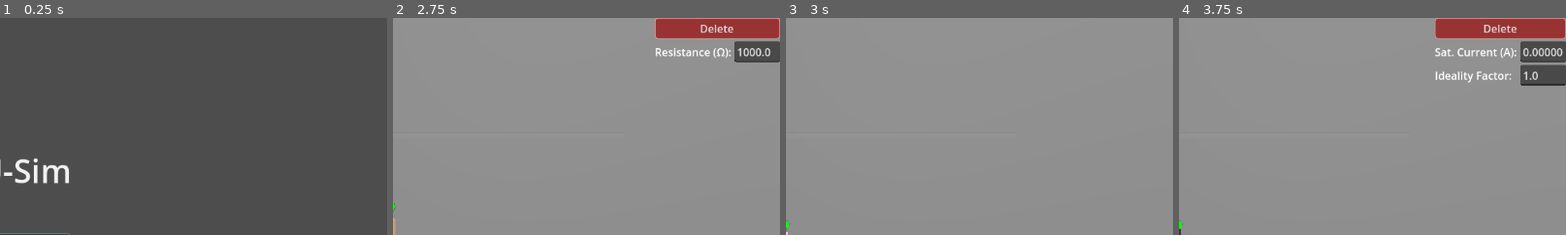
Above: before the commit, frames 1-4 (left to right).
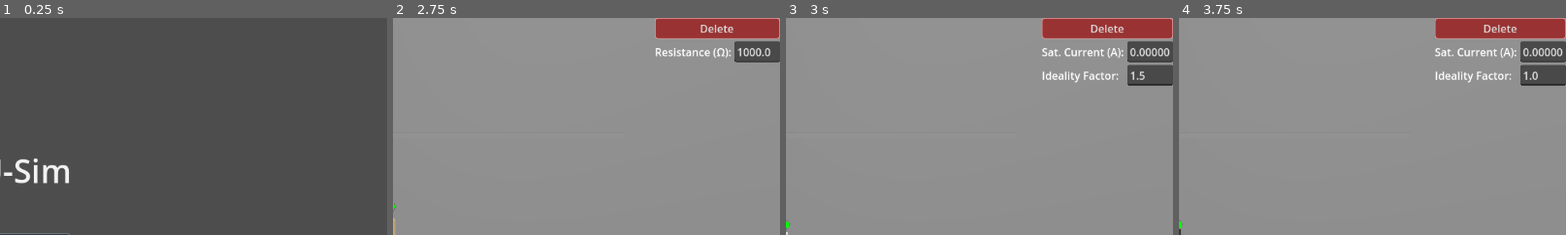
Above: after the commit, the same moments.

Repository: supastishn/mcu-sim
Game: Godot game, scene res://ui/MainMenu.tscn
Two runs of this game, one before a commit and one after it. Both use one fixed random seed, a clock stepped at 60 frames per second and the inputs below. The engine's default icon, where the game draws it, is replaced by a stand-in: a white triangle on a blue panel in a dark square.
Inputs:
- Up to frame 1 (0.25 s): no input
- Up to frame 2 (2.75 s): click "Play" at 0.5 s; click "Power" at 1.25 s; click "Resistor" at 2 s
- Up to frame 3 (3 s): click "LED" at 2.75 s
- Up to frame 4 (3.75 s): click "Diode" at 3.5 s
The pictures show only the part of the screen within x 50-100%, y 0-50%; the shares and areas given below are measured in that part.

Frames 1-2 are identical in both runs. In frame 3, 6.3% of the frame differs, in the area x 66-100%, y 0-32%; in frame 4, nothing differs.
Error before the commit: Invalid access to property or key 'saturation_current' on a base object of type 'Node3D (LED3D)'. (res://CircuitEditor3D.gd:735)
Error after the commit: Parse Error: Identifier "Vbe" not declared in the current scope. (res://components/NPNBJT3D.gd:119)

Commit message:
feat: implement nonlinear models for PNP BJT and LED, update KCL error calc

Diff:
--- a/components/LED3D.gd
+++ b/components/LED3D.gd
@@ -3,8 +3,11 @@
 class_name LED3D
 
 
-## The voltage drop across the LED when conducting, in Volts.
-@export var forward_voltage: float = 2.0
+## The saturation current of the diode model.
+@export var saturation_current: float = 1.0e-12
+## The ideality factor (emission coefficient) of the diode model.
+@export var ideality_factor: float = 1.5
+const THERMAL_VOLTAGE: float = 0.02585 # At room temperature (300K)
 
 ## The color of the light emitted by the LED.
 @export var led_color: Color = Color.RED
@@ -64,32 +67,6 @@
 
 	reset_visual_state()
 
-## Updates the LED's conducting state based on the latest voltage solution from an MNA iteration.
-func update_nonlinear_state(circuit: CircuitGraph, comp_data: Dictionary, x_iter: Array, node_map_iter: Dictionary, _vs_map_iter: Dictionary) -> bool:
-	if x_iter.is_empty():
-		return false
-
-	var term_a = comp_data.terminals["A"]
-	var term_k = comp_data.terminals["K"]
-	var node_a_id = circuit.terminal_connections.get(term_a.get_instance_id(), -1)
-	var node_k_id = circuit.terminal_connections.get(term_k.get_instance_id(), -1)
-
-	var idx_a = node_map_iter.get(node_a_id, -1)
-	var idx_k = node_map_iter.get(node_k_id, -1)
-
-	var Va = x_iter[idx_a] if idx_a != -1 else (0.0 if node_a_id == circuit.ground_node_id else NAN)
-	var Vk = x_iter[idx_k] if idx_k != -1 else (0.0 if node_k_id == circuit.ground_node_id else NAN)
-
-	var forward_voltage_threshold = comp_data.properties["forward_voltage"]
-	var should_conduct = false
-	if not is_nan(Va) and not is_nan(Vk) and (Va - Vk) >= forward_voltage_threshold:
-		should_conduct = true
-
-	if comp_data["conducting"] != should_conduct:
-		comp_data["conducting"] = should_conduct
-		return true
-	return false
-
 
 ## Updates the LED's visual appearance (lit, unlit, or burned) based on the simulation results.
 func update_visual_state(current: float, p_is_logically_burned: bool):
@@ -171,35 +148,28 @@
 		_vs_map       : Dictionary,
 		_inductor_map : Dictionary,
 		_delta_time   : float) -> void:
-	var comp_node = comp_data.component_node
-	var comp_id = comp_node.get_instance_id()
-
-	var R_led_model = circuit.R_LED_ON
-	var term_a = comp_data.terminals["A"]
-	var term_k = comp_data.terminals["K"]
-	var node_a_id = circuit.terminal_connections.get(term_a.get_instance_id(), -1)
-	var node_k_id = circuit.terminal_connections.get(term_k.get_instance_id(), -1)
-	var Va = circuit.electrical_nodes.get(node_a_id, {}).get("voltage", NAN)
-	var Vk = circuit.electrical_nodes.get(node_k_id, {}).get("voltage", NAN)
-	var Vf_led = comp_data.properties["forward_voltage"]
-	var current = 0.0
+	var comp_id = comp_data.component_node.get_instance_id()
+
+	var Va = circuit.electrical_nodes.get(circuit.terminal_connections.get(comp_data.terminals["A"].get_instance_id(), -1), {}).get("voltage", NAN)
+	var Vk = circuit.electrical_nodes.get(circuit.terminal_connections.get(comp_data.terminals["K"].get_instance_id(), -1), {}).get("voltage", NAN)
+
+	var Is = comp_data.properties["saturation_current"]
+	var n = comp_data.properties["ideality_factor"]
+	var V_thermal = THERMAL_VOLTAGE
+
+	var current = NAN
 	var is_logically_burned = comp_data.get("is_burned", false)
 
 	if is_logically_burned:
 		current = 0.0
-	elif comp_data.get("conducting", false) and not is_nan(Va) and not is_nan(Vk):
-		var effective_voltage_across_Rd_on = (Va - Vk) - Vf_led
-		if effective_voltage_across_Rd_on > 0:
-			current = effective_voltage_across_Rd_on / R_led_model
-		else:
-			current = 0.0
+	elif not is_nan(Va) and not is_nan(Vk):
+		var Vd = Va - Vk
+		current = Is * (exp(Vd / (n * V_thermal)) - 1.0)
+		comp_data.properties["_internal_voltage"] = Vd
 
 		if current > comp_data.properties["max_current"]:
 			comp_data.is_burned = true
-			comp_data.conducting = false
 			current = 0.0
-	else:
-		current = 0.0
 
 	circuit.component_results[comp_id]["current"] = current
 
@@ -214,34 +184,26 @@
 	comp_data: Dictionary,
 	_delta_time: float
 ):
-	var burned = comp_data.get("is_burned", false)
-	var on = comp_data.get("conducting", false) and not burned
-	var R_on = CircuitGraph.R_LED_ON
-	var R_off = CircuitGraph.R_LED_OFF
-	var g = 1.0 / (R_on if on else R_off)
-
-	var anode_id = terminal_anode.get_instance_id()
-	var kathode_id = terminal_kathode.get_instance_id()
-
-	var na = terminal_connections.get(anode_id, -1)
-	var nk = terminal_connections.get(kathode_id, -1)
-
+	var is_burned = comp_data.get("is_burned", false)
+	if is_burned:
+		var ia = node_map.get(terminal_connections.get(terminal_anode.get_instance_id(), -1), -1)
+		var ik = node_map.get(terminal_connections.get(terminal_kathode.get_instance_id(), -1), -1)
+		CircuitGraph.stamp_conductance(A, 1.0 / CircuitGraph.R_LED_OFF, ia, ik)
+		return
+
+	var Vd_last_iter = comp_data.properties.get("_internal_voltage", 0.0)
+	var n_vt = ideality_factor * THERMAL_VOLTAGE
+
+	# Linearized model from Shockley equation
+	var exp_term = exp(Vd_last_iter / n_vt)
+	var Geq = (saturation_current / n_vt) * exp_term
+	var Ieq = saturation_current * (exp_term - 1.0) - Geq * Vd_last_iter
+
+	var na = terminal_connections.get(terminal_anode.get_instance_id(), -1)
+	var nk = terminal_connections.get(terminal_kathode.get_instance_id(), -1)
 	var ia = node_map.get(na, -1)
 	var ik = node_map.get(nk, -1)
 
-	if on:
-		var Vf = forward_voltage
-		var offset = Vf / R_on
-		if ia != -1: b[ia] += offset
-		if ik != -1: b[ik] -= offset
-
-
-	if ia != -1 and ik != -1:
-		A[ia][ia] += g
-		A[ik][ik] += g
-		A[ia][ik] -= g
-		A[ik][ia] -= g
-	elif ia != -1:
-		A[ia][ia] += g
-	elif ik != -1:
-		A[ik][ik] += g
+	CircuitGraph.stamp_conductance(A, Geq, ia, ik)
+	if ia != -1: b[ia] -= Ieq
+	if ik != -1: b[ik] += Ieq
--- a/components/NPNBJT3D.gd
+++ b/components/NPNBJT3D.gd
@@ -115,9 +115,18 @@
 		Ic = alpha_f * I_es * (exp(Vbe / Vt) - 1.0) - I_cs * (exp(Vbc / Vt) - 1.0)
 		Ib = Ie - Ic
 
+	var region = "OFF"
+	if not is_nan(Vbe):
+		if Vbe > 0.5: # Simple check for region for display
+			if Vbc > -0.4:
+				region = "SATURATION"
+			else:
+				region = "ACTIVE"
+
 	circuit.component_results[comp_id]["Ic"] = Ic
 	circuit.component_results[comp_id]["Ib"] = Ib
 	circuit.component_results[comp_id]["Ie"] = Ie
+	circuit.component_results[comp_id]["region"] = region
 
 ## Applies the BJT's contribution to the MNA matrices based on its current operating region.
 func stamp(
--- a/components/PNPBJT3D.gd
+++ b/components/PNPBJT3D.gd
@@ -81,27 +81,103 @@
 ## Extracts and stores simulation results (currents, region) for this component.
 func gather_sim_results(
 		circuit      : CircuitGraph,
-		_comp_data    : Dictionary,
+		comp_data    : Dictionary,
 		_x            : Array,
 		_node_map     : Dictionary,
 		_vs_map       : Dictionary,
 		_inductor_map : Dictionary,
 		_delta_time   : float) -> void:
-	# This function is now a placeholder as the simple region model is deprecated.
-	# A full Ebers-Moll based calculation would be needed here.
-	pass
+	var comp_id = comp_data.component_node.get_instance_id()
+
+	var Ve = circuit.electrical_nodes.get(circuit.terminal_connections.get(comp_data.terminals["E"].get_instance_id(), -1), {}).get("voltage", NAN)
+	var Vb = circuit.electrical_nodes.get(circuit.terminal_connections.get(comp_data.terminals["B"].get_instance_id(), -1), {}).get("voltage", NAN)
+	var Vc = circuit.electrical_nodes.get(circuit.terminal_connections.get(comp_data.terminals["C"].get_instance_id(), -1), {}).get("voltage", NAN)
+
+	var Is = comp_data.properties["saturation_current"]
+	var alpha_f = comp_data.properties["alpha_forward"]
+	var alpha_r = comp_data.properties["alpha_reverse"]
+	var Vt = THERMAL_VOLTAGE
+
+	var Ic = NAN
+	var Ib = NAN
+	var Ie = NAN
+
+	if not is_nan(Vc) and not is_nan(Vb) and not is_nan(Ve):
+		var Veb = Ve - Vb
+		var Vcb = Vc - Vb
+		comp_data.properties["_internal_veb"] = Veb
+		comp_data.properties["_internal_vcb"] = Vcb
+
+		var I_es = Is / alpha_f
+		var I_cs = Is / alpha_r
+
+		Ie = I_es * (exp(Veb / Vt) - 1.0) - alpha_r * I_cs * (exp(Vcb / Vt) - 1.0)
+		Ic = alpha_f * I_es * (exp(Veb / Vt) - 1.0) - I_cs * (exp(Vcb / Vt) - 1.0)
+		Ib = -(Ie + Ic) # Current flows out of base for PNP
+
+	var region = "OFF"
+	if not is_nan(comp_data.properties.get("_internal_veb", NAN)):
+		var Veb_check = comp_data.properties.get("_internal_veb", 0.0)
+		var Vcb_check = comp_data.properties.get("_internal_vcb", 0.0)
+		if Veb_check > 0.5: # Simple check for region for display
+			if Vcb_check > -0.4:
+				region = "SATURATION"
+			else:
+				region = "ACTIVE"
+
+	circuit.component_results[comp_id]["Ic"] = -Ic
+	circuit.component_results[comp_id]["Ib"] = Ib
+	circuit.component_results[comp_id]["Ie"] = Ie
+	circuit.component_results[comp_id]["region"] = region
 
 ## Applies the BJT's contribution to the MNA matrices based on its current operating region.
 func stamp(
-	_A: Array,
-	_b: Array,
-	_node_map: Dictionary,
+	A: Array,
+	b: Array,
+	node_map: Dictionary,
 	_vs_map: Dictionary,
 	_inductor_map: Dictionary,
-	_terminal_connections: Dictionary,
-	_comp_data: Dictionary,
+	terminal_connections: Dictionary,
+	comp_data: Dictionary,
 	_delta_time: float
 ):
-	# Placeholder for a full PNP Ebers-Moll model stamp.
-	# This would be similar to the NPN version but with voltages/currents reversed.
-	pass
+	# Simplified Ebers-Moll Model Stamp for PNP
+	var Veb = comp_data.properties.get("_internal_veb", 0.7)
+	var Vcb = comp_data.properties.get("_internal_vcb", 0.0)
+	var Is = saturation_current
+	var alpha_f = alpha_forward
+	var alpha_r = alpha_reverse
+	var Vt = THERMAL_VOLTAGE
+
+	# Linearize EB and CB diodes
+	var g_pi_pnp = (Is / Vt) * exp(Veb / Vt)
+	var I_eb_eq = Is * (exp(Veb / Vt) - 1.0) - g_pi_pnp * Veb
+
+	var g_mu_pnp = (Is / Vt) * exp(Vcb / Vt)
+	var I_cb_eq = Is * (exp(Vcb / Vt) - 1.0) - g_mu_pnp * Vcb
+
+	# Transconductances
+	var gm_f_pnp = alpha_f * g_pi_pnp
+	var gm_r_pnp = alpha_r * g_mu_pnp
+
+	# Get node indices
+	var idx_e = node_map.get(terminal_connections.get(terminal_e.get_instance_id(), -1), -1)
+	var idx_b = node_map.get(terminal_connections.get(terminal_b.get_instance_id(), -1), -1)
+	var idx_c = node_map.get(terminal_connections.get(terminal_c.get_instance_id(), -1), -1)
+
+	# Stamp linearized model into MNA matrices (current directions are reversed for PNP)
+	if idx_b != -1:
+		A[idx_b][idx_b] += g_pi_pnp + g_mu_pnp
+		b[idx_b] -= I_eb_eq + I_cb_eq
+		if idx_e != -1: A[idx_b][idx_e] -= g_pi_pnp
+		if idx_c != -1: A[idx_b][idx_c] -= g_mu_pnp
+
+	if idx_e != -1:
+		A[idx_e][idx_e] += g_pi_pnp + gm_f_pnp
+		b[idx_e] += I_eb_eq + alpha_f * I_eb_eq
+		if idx_b != -1: A[idx_e][idx_b] -= g_pi_pnp + gm_f_pnp
+
+	if idx_c != -1:
+		A[idx_c][idx_c] += g_mu_pnp + gm_r_pnp
+		b[idx_c] += I_cb_eq + alpha_r * I_cb_eq
+		if idx_b != -1: A[idx_c][idx_b] -= g_mu_pnp + gm_r_pnp
